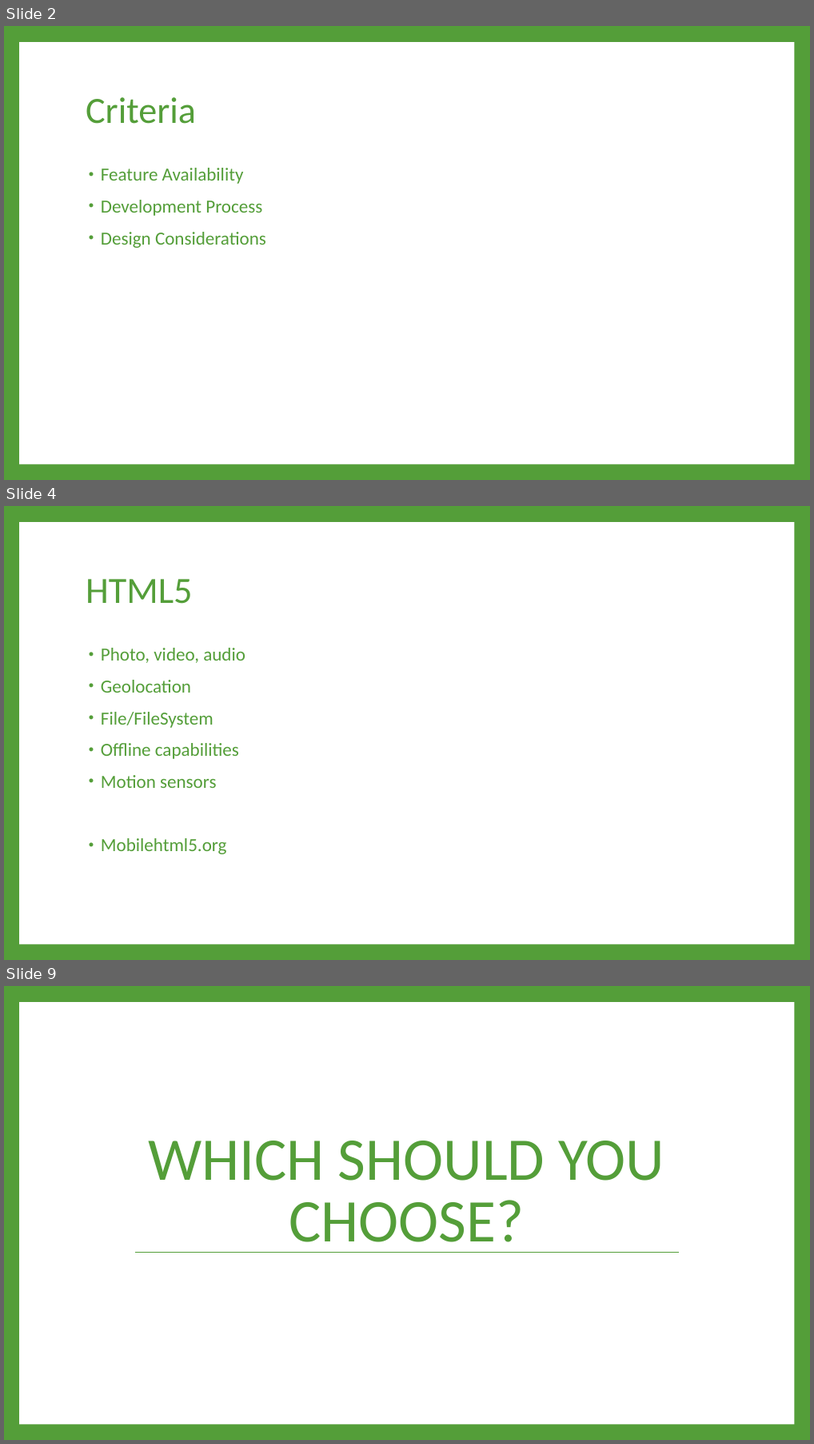
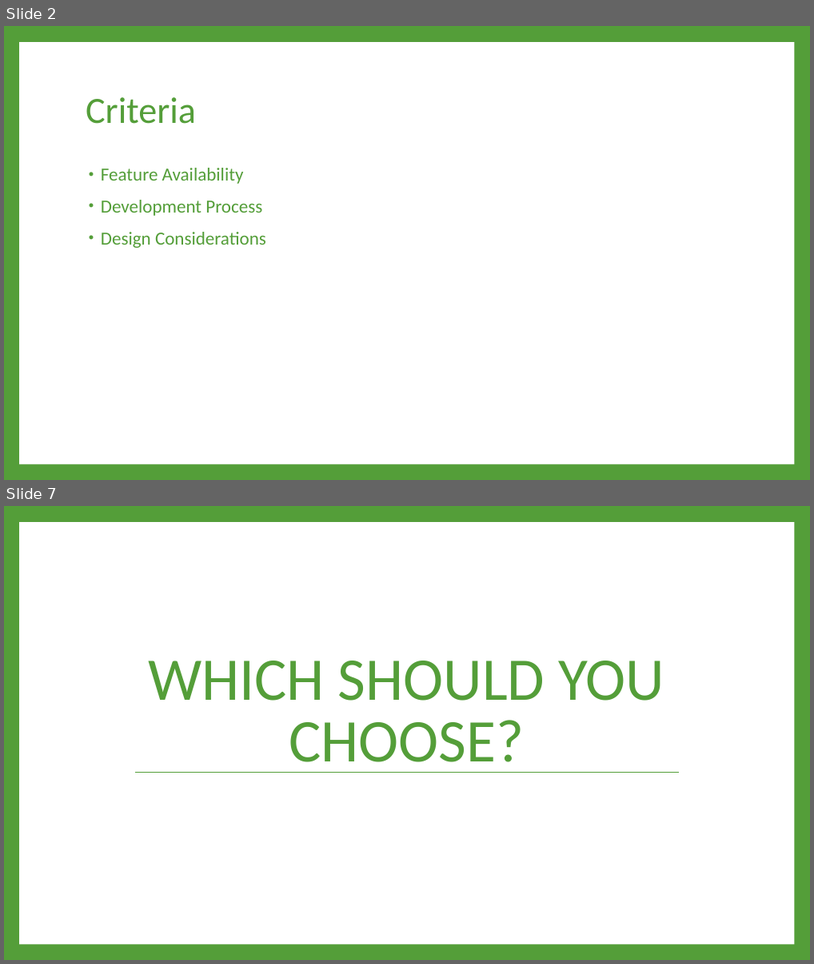
Before and after one commit to sep/WebApp, a slide deck: Mobile Development Strategies.pptx. Shown one above the other, each under a label of ours: slides 2, 4 and 9 before the commit, slides 2 and 7 after it; the slides between them are not shown. The pictures are 814x1444 and 814x964 pixels, drawn with LibreOffice and Linux fonts; fonts in the diff are those of the drawing. Boxes give left, top, right and bottom in pixels: in the first picture for what was removed or moved away, otherwise in the second. Text is boxed around its words. In the diff, an @@ line names an element or a change of style, - is before the commit and + after.

```diff
--- a/Mobile Development Strategies.pptx
+++ b/Mobile Development Strategies.pptx
@@ slide 4 removed at <box>4,506,810,960</box>, background #549E39; not listed: 1 template element that a slide beside it also shows @@
@@ title removed at <box>86,579,193,604</box> @@
-HTML5
@@ text removed at <box>101,648,246,854</box> @@
-• Photo, video, audio
-• Geolocation
-• File/FileSystem
-• Offline capabilities
-• Motion sensors
-• Mobilehtml5.org
@@ what was slide 9 is now slide 7 @@
```
Also in this commit, not shown: 3 slides changed, 1 slide added, 2 other slides removed.
